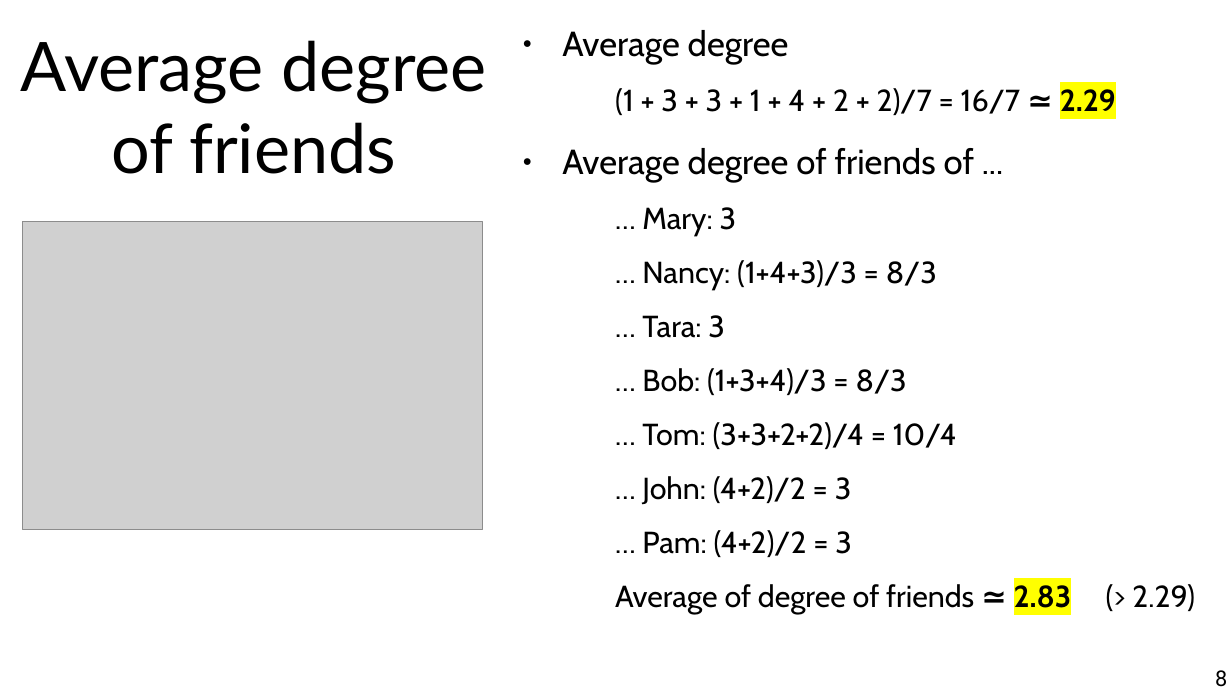
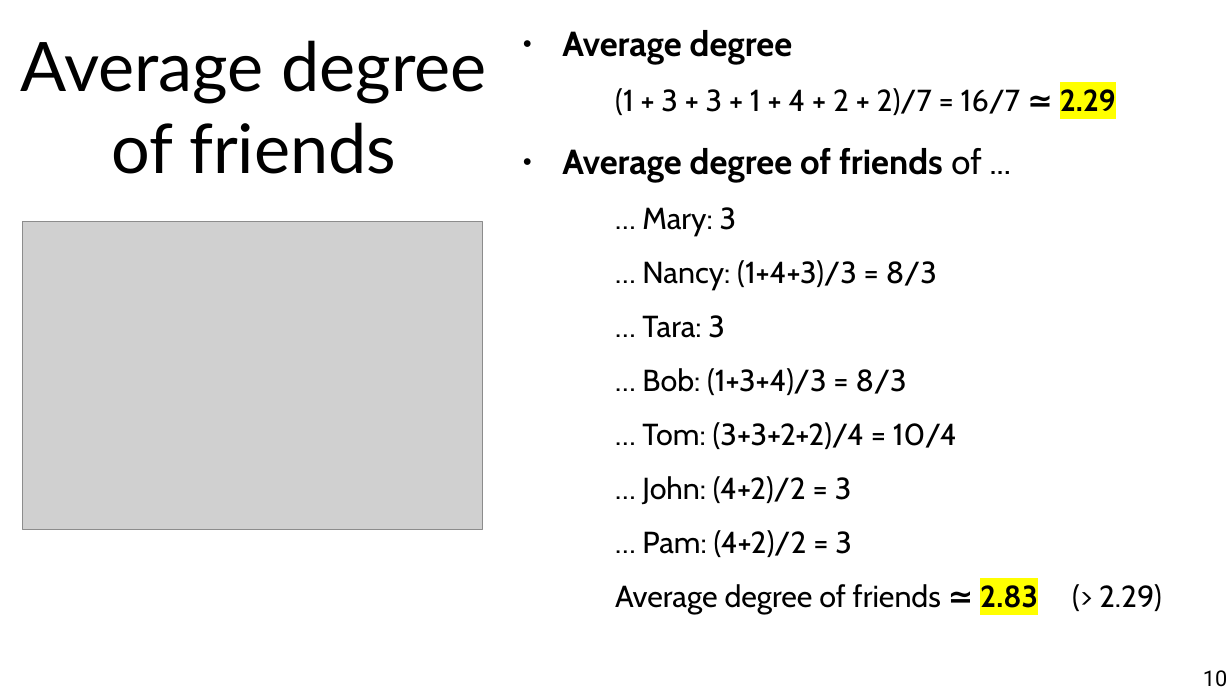
Before and after one commit to chatox/networks-science-course, a slide deck: slide 10 of theory/odp/tt15-friendship_paradox.odp (slide 8 before the commit). Drawn at 1232x693 pixels with LibreOffice and Linux fonts; fonts in the diff are those of the drawing; grey boxes stand for pictures. Boxes give left, top, right and bottom in pixels: in the first picture for what was removed or moved away, otherwise in the second. Text is boxed around its words. In the diff, an @@ line names an element or a change of style, - is before the commit and + after.

```diff
--- a/theory/odp/tt15-friendship_paradox.odp
+++ b/theory/odp/tt15-friendship_paradox.odp
@@ text at box(562, 30, 981, 182): bold on in "Average degree", "Average degree of friends" @@
@@ text at box(615, 584, 1162, 614): text changed @@
-  Average of degree of friends ≃ 2.83 (> 2.29)
+  Average degree of friends ≃ 2.83 (> 2.29)
@@ page number at box(1203, 670, 1227, 687): text changed @@
-8
+10
```
Also in this commit, not shown: 3 other slides changed, 4 slides added, 1 slide removed, 5 other files.
